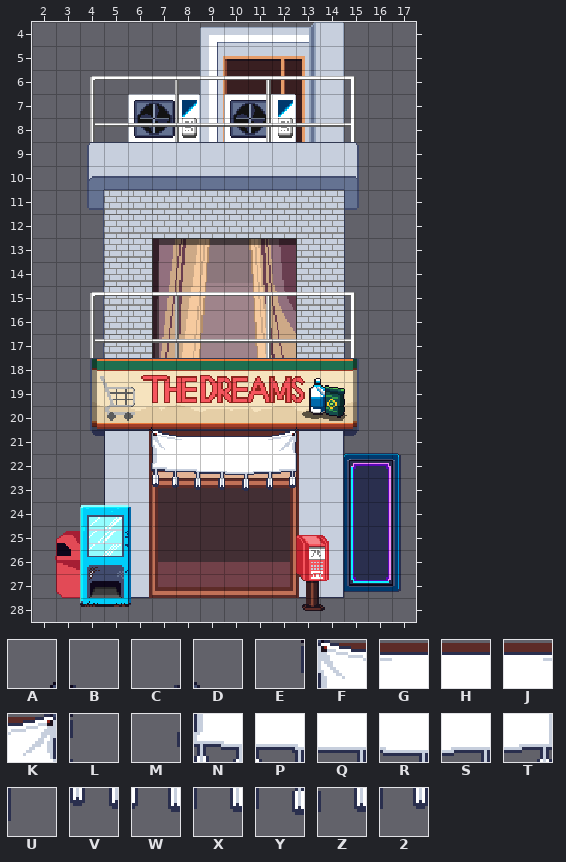
Tiled map -- TheDreams/Assets/MapsData/Base#1/House#1/TileMap_01.tmx. Above is the file before it was changed.
Cells are 16x16 px. Shown: x 2..17, y 4..28.
Key: from "House#1": A 1340, B 1341, C 1346, D 1347, E 1380, F 1381, G 1382, H 1383, J 1385, K 1386, L 1387, M 1420, N 1421, P 1422, Q 1423, R 1424, S 1425, T 1426, U 1427, V 1461, W 1462, X 1463, Y 1464, Z 1465, 2 1466.
_ is an empty cell.
Layers that did not change in this view are not listed.
Layer "Ads Banner 2" before, first column x 2:
 4 ________________
 5 ________________
 6 ________________
 7 ________________
 8 ________________
 9 ________________
10 ________________
11 ________________
12 ________________
13 ________________
14 ________________
15 ________________
16 ________________
17 ________________
18 ________________
19 ________________
20 ____AB____CD____
21 ____EFGHHJKL____
22 ____MNPQRSTU____
23 _____VWXYZ2_____
24 ________________
25 ________________
26 ________________
27 ________________
28 ________________
The same view after the edit:
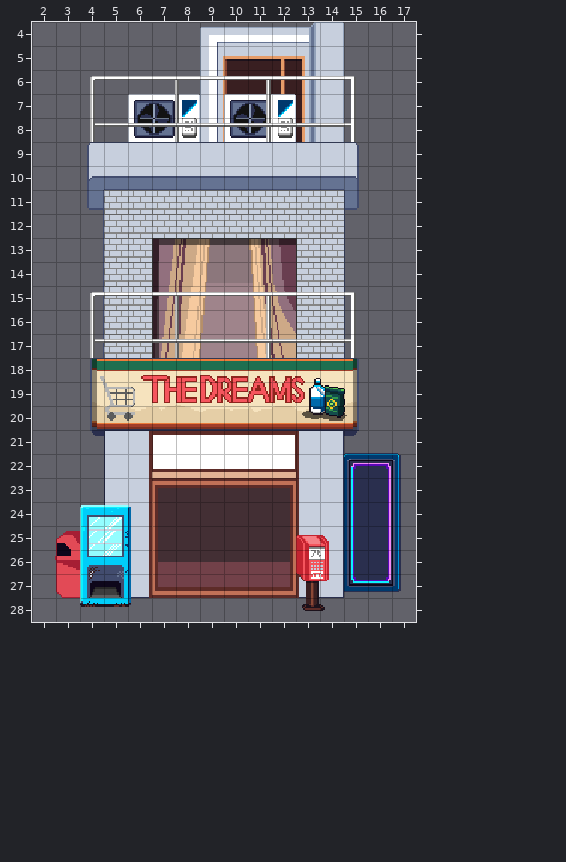
From old to new:
Layer "Ads Banner 2" (removed):
y 21: x 6..13 EFGHHJKL -> ________
y 22: x 7..13 NPQRSTU -> _______
y 23: x 7..12 VWXYZ2 -> ______
Pixel boxes of the changes (left, top, right, bottom) in both pictures:
removed: (151, 430, 297, 491)
